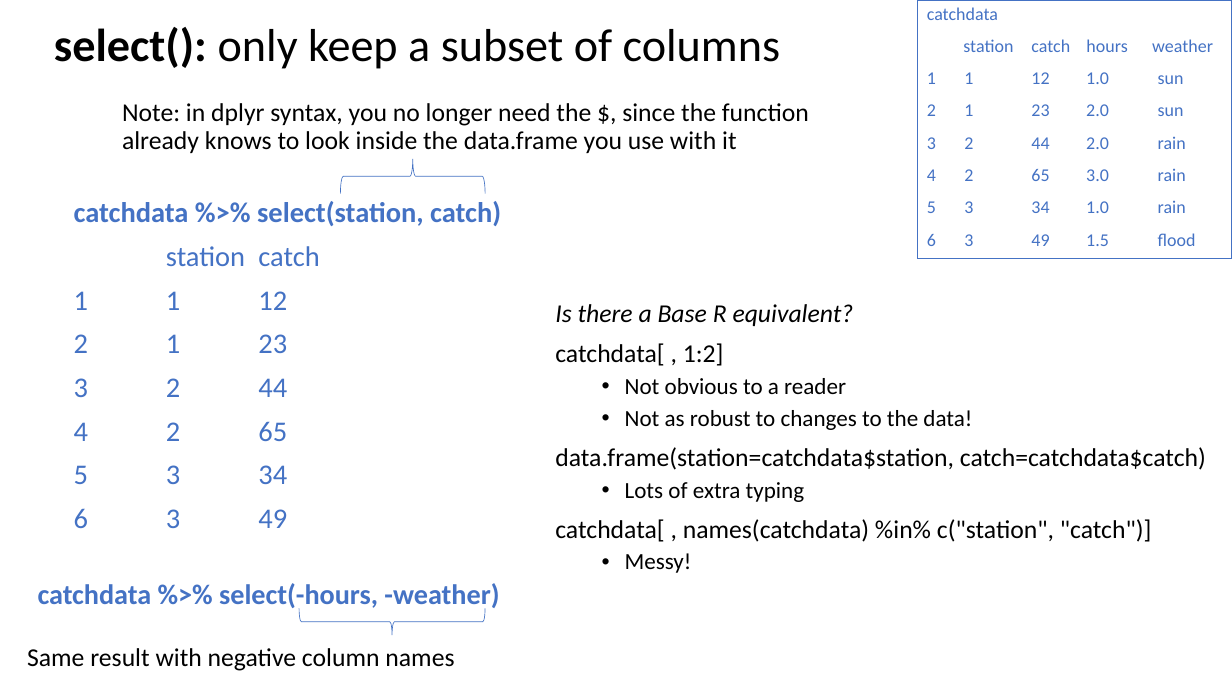
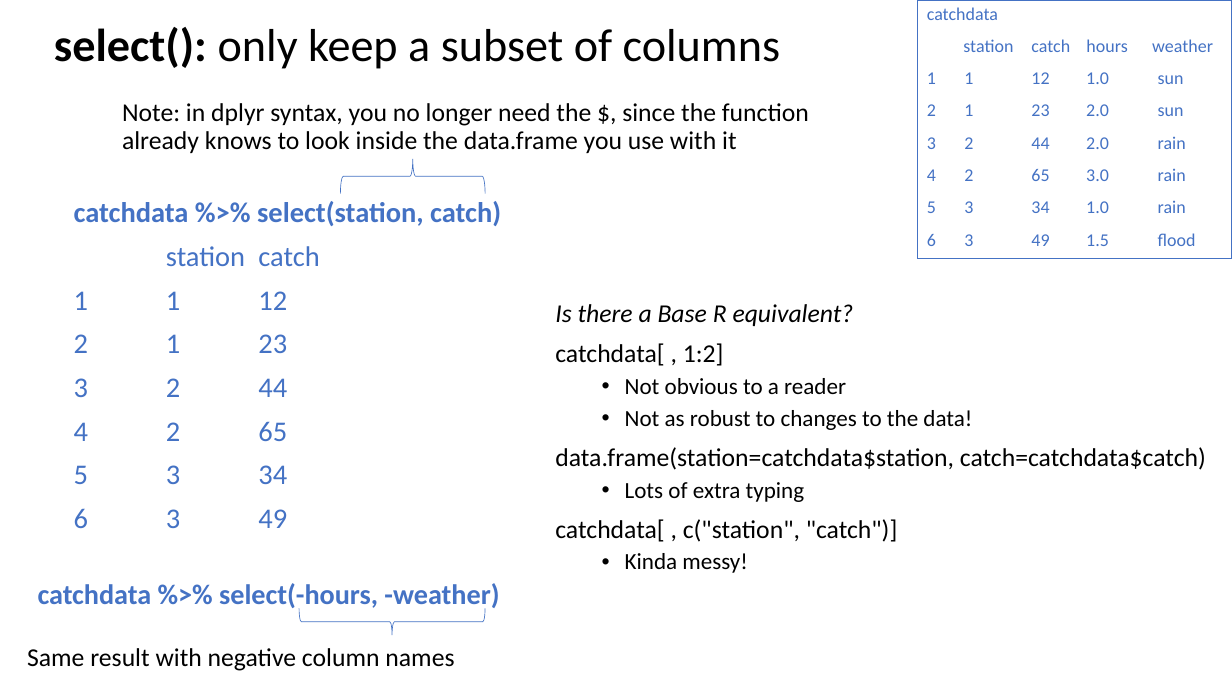
Before and after one commit to justinpriest/ADFG_R_Intro_Workshop, a slide deck: slide 14 of presentations/6 - Data Manipulation with tidyverse.pptx. Drawn at 1232x693 pixels with LibreOffice and Linux fonts; fonts in the diff are those of the drawing. Boxes give left, top, right and bottom in pixels: in the first picture for what was removed or moved away, otherwise in the second. Text is boxed around its words. In the diff, an @@ line names an element or a change of style, - is before the commit and + after.

```diff
--- a/presentations/6 - Data Manipulation with tidyverse.pptx
+++ b/presentations/6 - Data Manipulation with tidyverse.pptx
@@ text in rectangle at bbox=[555, 519, 898, 573]: text changed @@
-catchdata[ , names(catchdata) %in% c("station", "catch")]
-  • Messy!
+catchdata[ , c("station", "catch")]
+  • Kinda messy!
```
Also in this commit, not shown: 3 other slides changed, 1 slide added, 4 other files.
